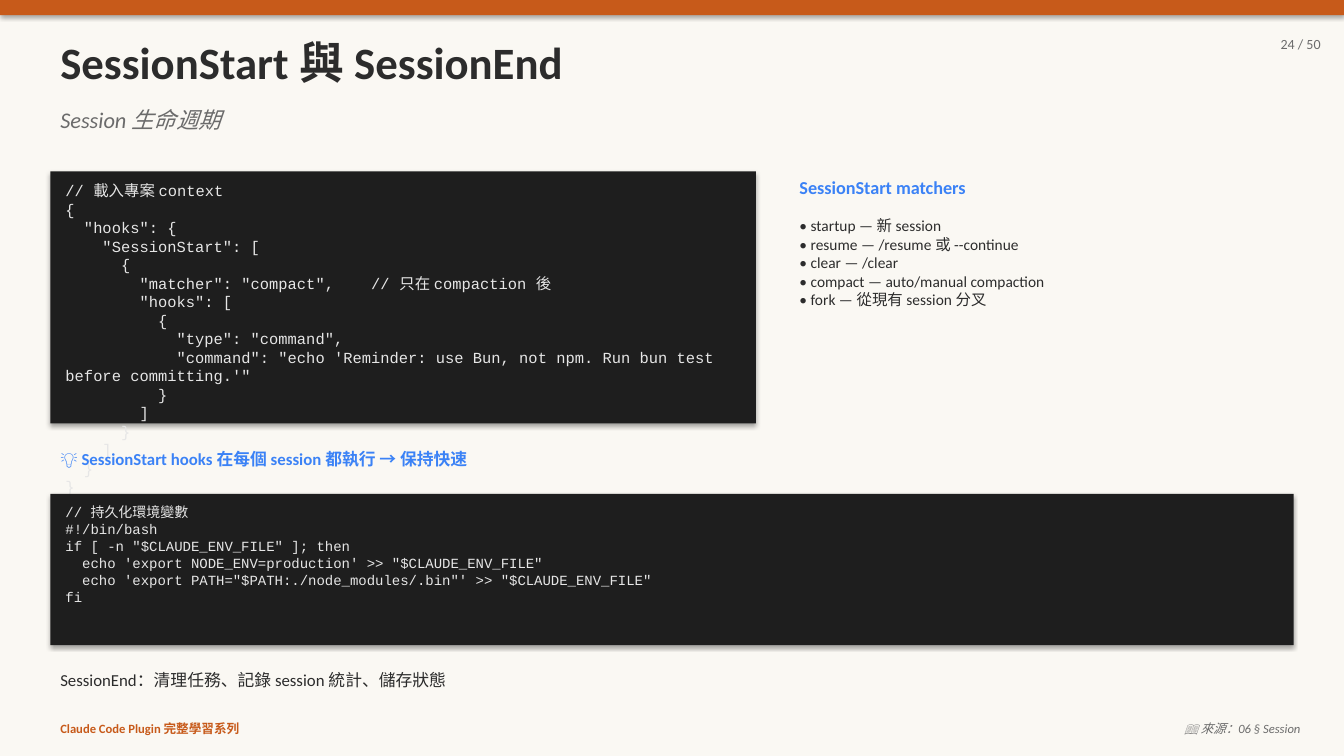
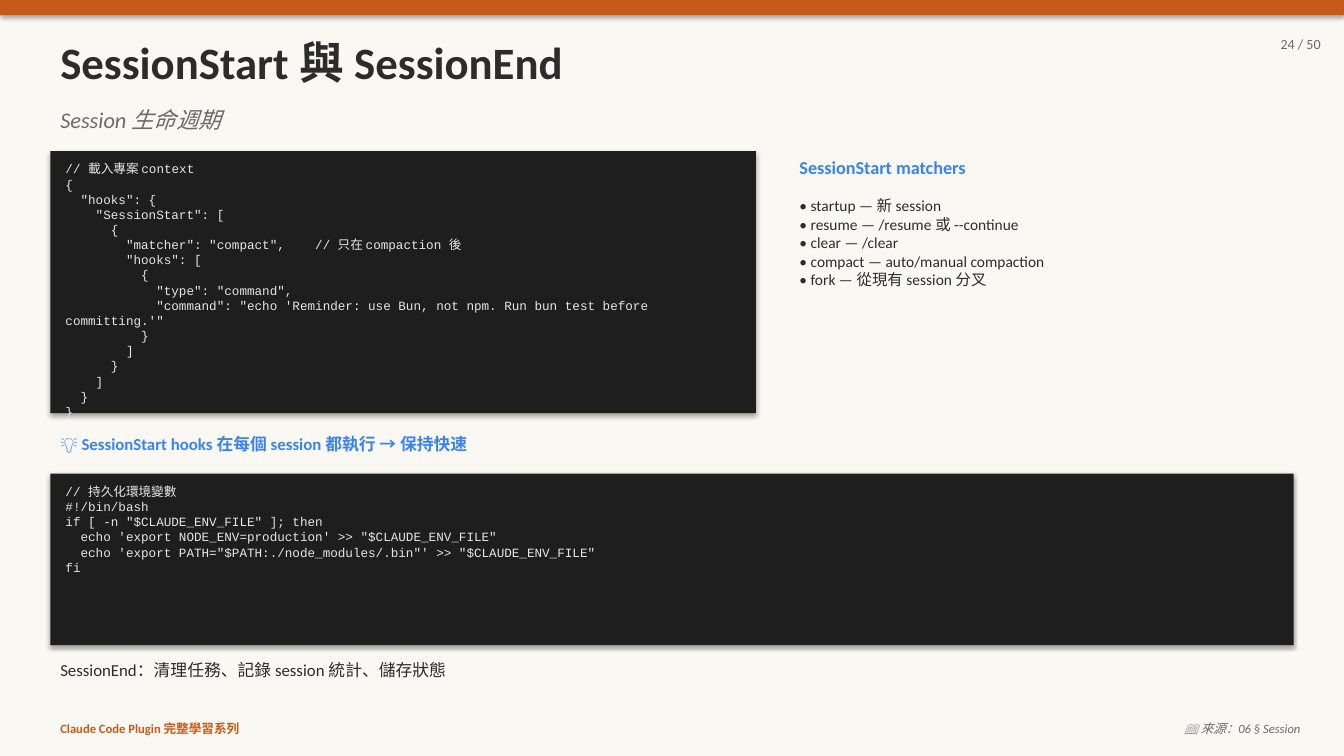
Before and after one commit to kcf7012/pi-proj, a slide deck: slide 24 of 06-hooks.pptx. Drawn at 1344x756 pixels with LibreOffice and Linux fonts; fonts in the diff are those of the drawing. Boxes give left, top, right and bottom in pixels: in the first picture for what was removed or moved away, otherwise in the second. Text is boxed around its words. In the diff, an @@ line names an element or a change of style, - is before the commit and + after.

```diff
--- a/06-hooks.pptx
+++ b/06-hooks.pptx
@@ text "// 載入專案 context": place and size @@
-text "// 載入專案 context" at [65, 183, 714, 384]
+text "// 載入專案 context" at [65, 162, 648, 328]
@@ text "// 載入專案 context" at [65, 162, 648, 328]: size 11 to 9 pt @@
@@ rectangle: place and size @@
-rectangle at [50, 171, 756, 423]
+rectangle at [50, 151, 756, 413]
@@ text "SessionStart matchers": place and size @@
-text "SessionStart matchers" at [799, 181, 966, 194]
+text "SessionStart matchers" at [799, 161, 966, 174]
@@ text "• startup — 新 session": place and size @@
-text "• startup — 新 session" at [811, 218, 1045, 307]
+text "• startup — 新 session" at [811, 198, 1045, 287]
@@ text "💡 SessionStart hooks 在每個 session ...": place and size @@
-text "💡 SessionStart hooks 在每個 session ..." at [82, 451, 467, 467]
+text "💡 SessionStart hooks 在每個 session ..." at [82, 436, 467, 452]
@@ text "// 持久化環境變數": place and size @@
-text "// 持久化環境變數" at [65, 505, 652, 602]
+text "// 持久化環境變數" at [65, 485, 595, 572]
@@ text "// 持久化環境變數" at [65, 485, 595, 572]: size 10 to 9 pt @@
@@ rectangle: place and size @@
-rectangle at [50, 494, 1294, 645]
+rectangle at [50, 474, 1294, 645]
@@ text "SessionEnd：清理任務、記錄 session 統計、儲存狀態": place and size @@
-text "SessionEnd：清理任務、記錄 session 統計、儲存狀態" at [60, 672, 445, 688]
+text "SessionEnd：清理任務、記錄 session 統計、儲存狀態" at [60, 662, 445, 678]
```
Also in this commit, not shown: 13 other slides changed, 3 other files.
